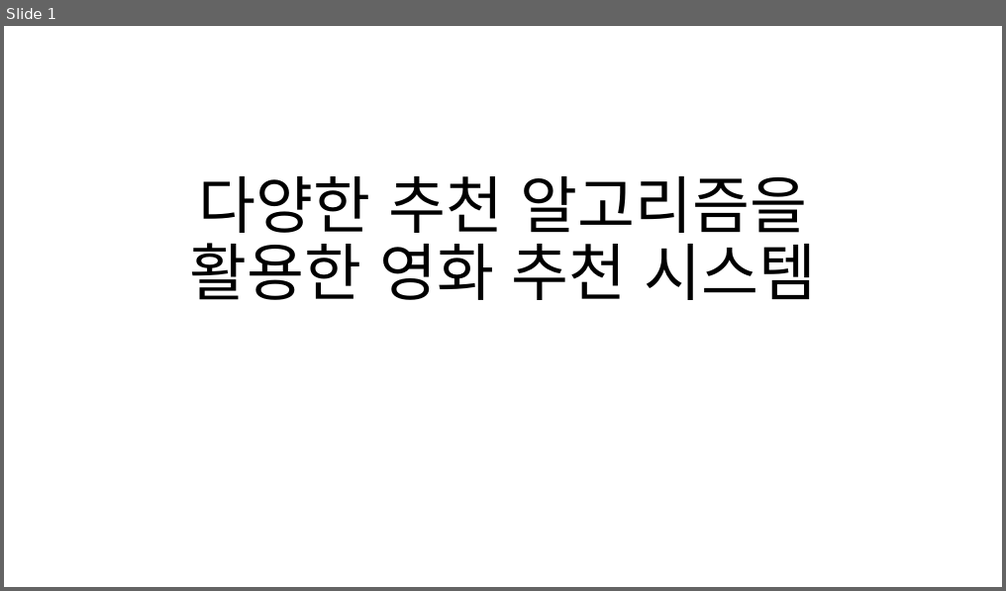
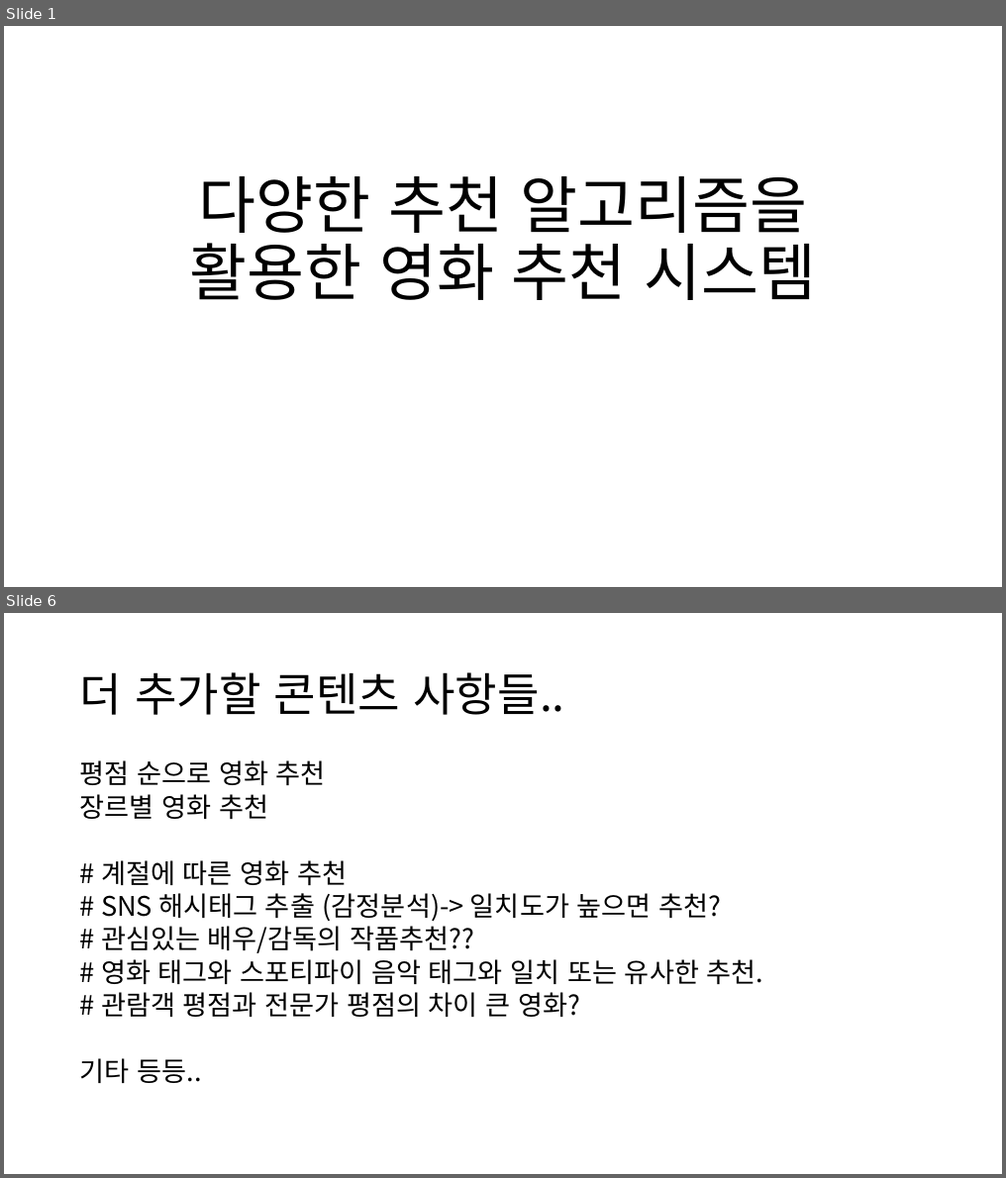
Before and after one commit to laits1/TIL, a slide deck: project/3) 파이널 프로젝트/다양한 추천 알고리즘을 활용한 영화 추천 시스템.pptx. Shown one above the other, each under a label of ours: slide 1 before the commit, slides 1 and 6 after it; the slides between them are not shown. The pictures are 1006x591 and 1006x1178 pixels, drawn with LibreOffice and Linux fonts; fonts in the diff are those of the drawing. Boxes give left, top, right and bottom in pixels: in the first picture for what was removed or moved away, otherwise in the second. Text is boxed around its words. In the diff, an @@ line names an element or a change of style, - is before the commit and + after.

```diff
--- a/project/3) 파이널 프로젝트/다양한 추천 알고리즘을 활용한 영화 추천 시스템.pptx
+++ b/project/3) 파이널 프로젝트/다양한 추천 알고리즘을 활용한 영화 추천 시스템.pptx
@@ slide 6 added at bbox=[4, 613, 1002, 1174], background #FFFFFF @@
@@ title added at bbox=[80, 672, 565, 715], 44 pt, text #000000 @@
+더 추가할 콘텐츠 사항들..
@@ text added at bbox=[80, 761, 764, 1083], 25.9 pt, text #000000 @@
+평점 순으로 영화 추천
+장르별 영화 추천
+# 계절에 따른 영화 추천
+# SNS 해시태그 추출 (감정분석)-> 일치도가 높으면 추천?
+# 관심있는 배우/감독의 작품추천??
+# 영화 태그와 스포티파이 음악 태그와 일치 또는 유사한 추천.
+# 관람객 평점과 전문가 평점의 차이 큰 영화?
+기타 등등..
```
Also in this commit, not shown: 3 slides changed, 2 other slides added, 2 other files.
